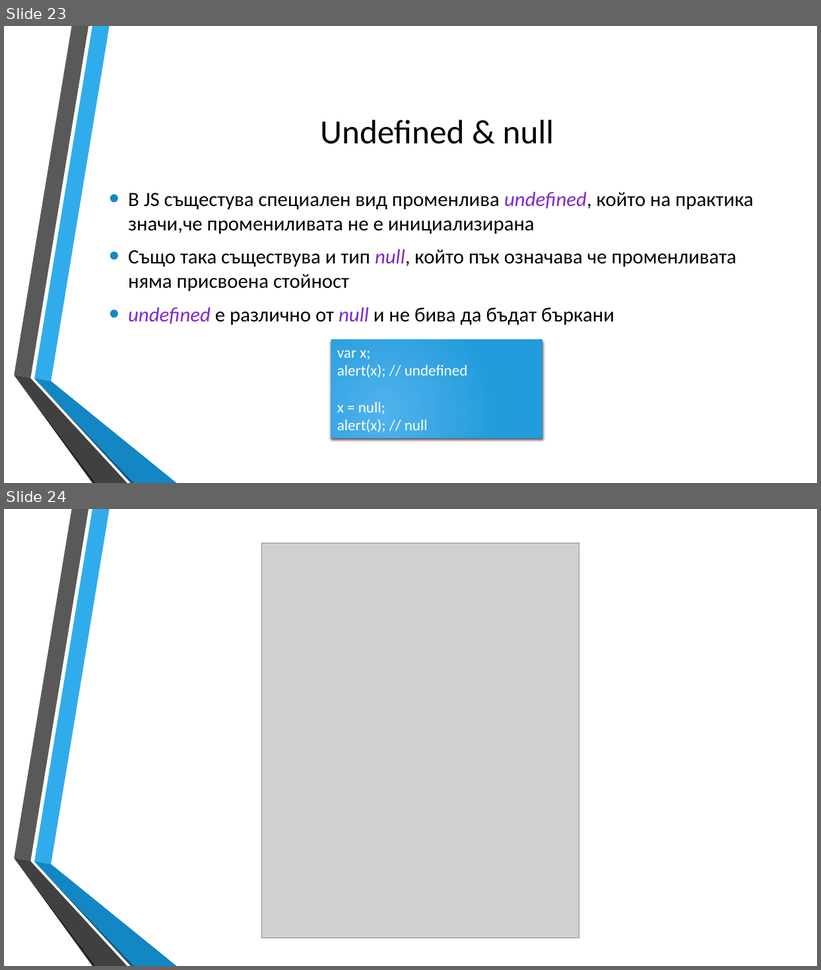
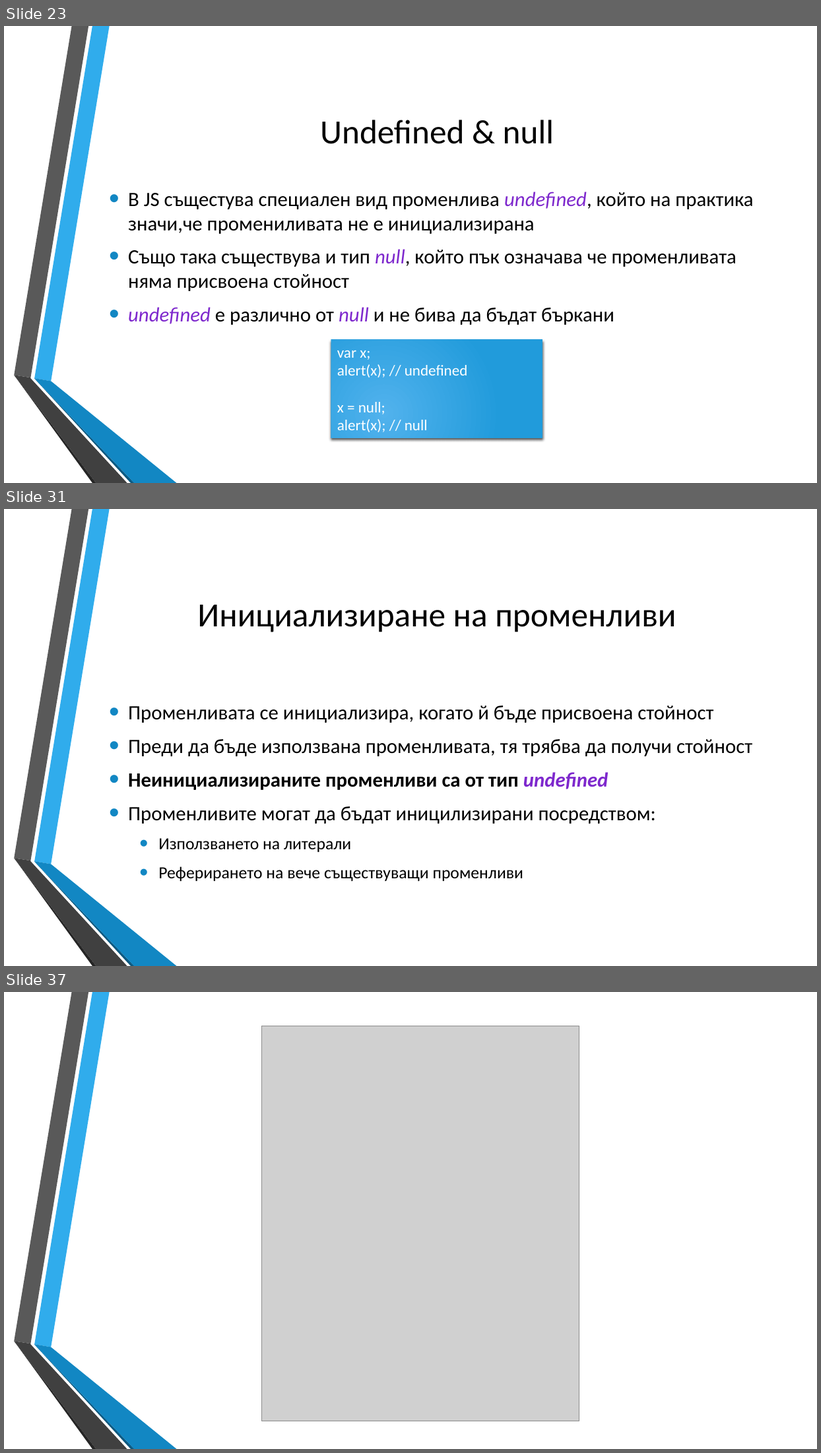
Before and after one commit to dnmitev/IT-Academy, a slide deck: JS Fundamentals/2.JS-Basics/JS-Basics.pptx. Shown one above the other, each under a label of ours: slides 23 and 24 before the commit, slides 23, 31 and 37 after it; the slides between them are not shown. The pictures are 821x970 and 821x1453 pixels, drawn with LibreOffice and Linux fonts; fonts in the diff are those of the drawing; grey boxes stand for pictures; background and template pictures are left out. Boxes give left, top, right and bottom in pixels: in the first picture for what was removed or moved away, otherwise in the second. Text is boxed around its words. In the diff, an @@ line names an element or a change of style, - is before the commit and + after.

```diff
--- a/JS Fundamentals/2.JS-Basics/JS-Basics.pptx
+++ b/JS Fundamentals/2.JS-Basics/JS-Basics.pptx
@@ slide 31 added at bbox=[4, 509, 817, 966], background picture (left out); not listed: 6 template elements that a slide beside it also shows @@
@@ title added at bbox=[197, 605, 676, 632], 40 pt, text #000000 @@
+Инициализиране на променливи
@@ text added at bbox=[128, 706, 752, 882], 24 pt, text #000000 @@
+• Променливата се инициализира, когато й бъде присвоена стойност
+• Преди да бъде използвана променливата, тя трябва да получи стойност
+• Неинициализираните променливи са от тип undefined
+• Променливите могат да бъдат иницилизирани посредством:
+  • Използването на литерали
+  • Реферирането на вече съществуващи променливи
@@ what was slide 24 is now slide 37 @@
```
Also in this commit, not shown: 3 slides changed, 13 other slides added, 4 other files.
